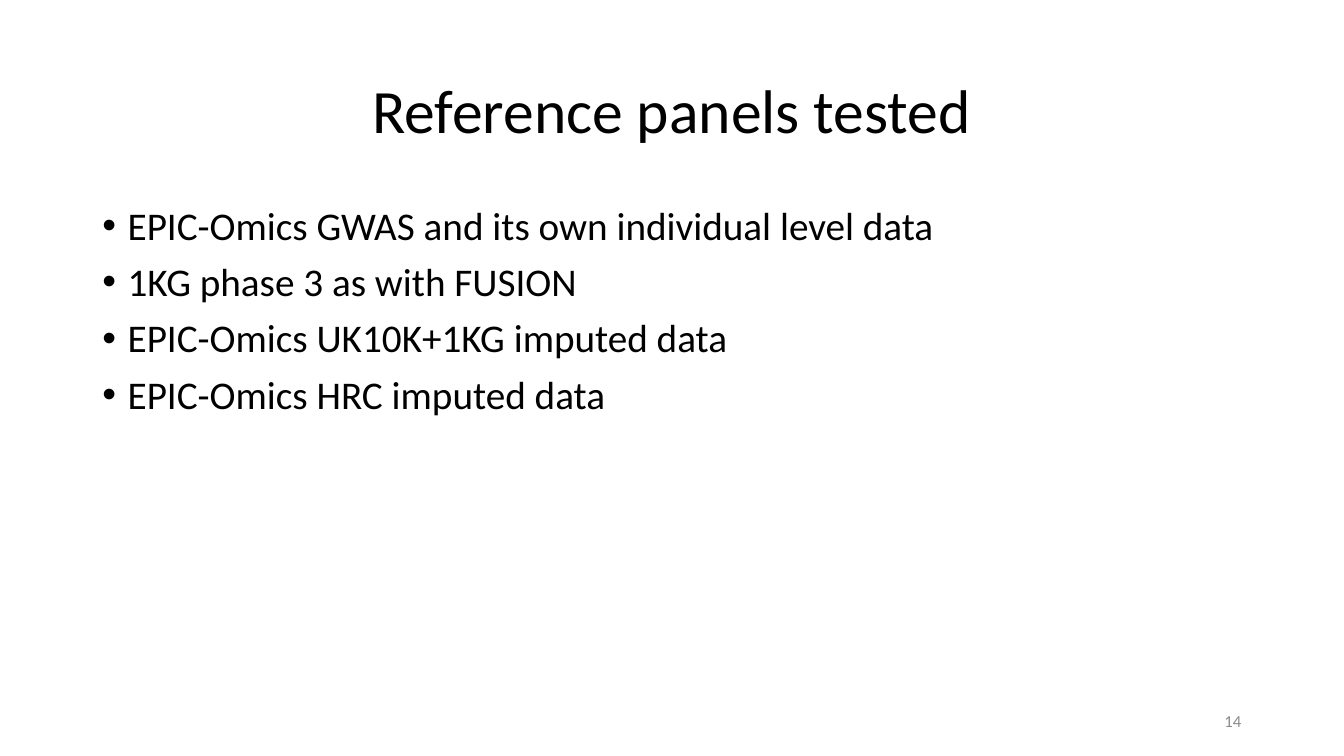
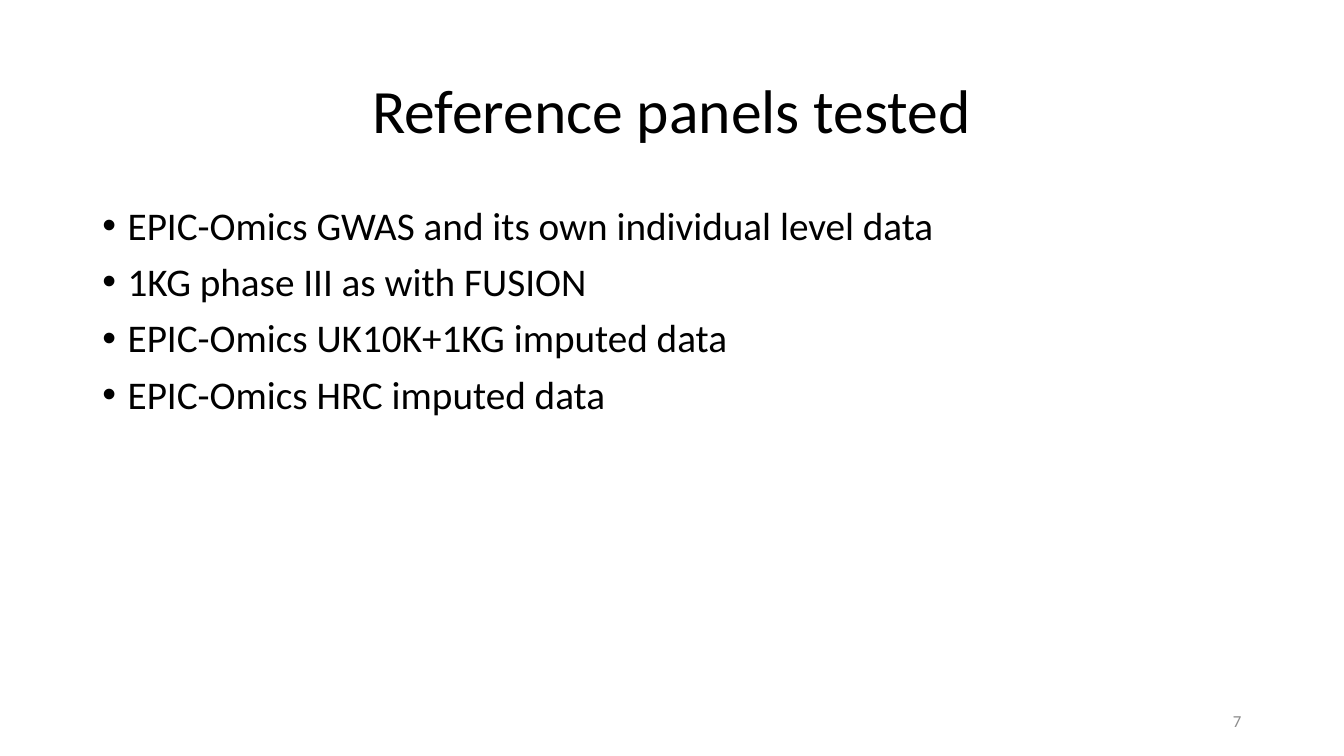
Before and after one commit to jinghuazhao/FM-pipeline, a slide deck: slide 7 of README.pptx (slide 14 before the commit). Drawn at 1344x756 pixels with LibreOffice and Linux fonts; fonts in the diff are those of the drawing. Boxes give left, top, right and bottom in pixels: in the first picture for what was removed or moved away, otherwise in the second. Text is boxed around its words. In the diff, an @@ line names an element or a change of style, - is before the commit and + after.

```diff
--- a/README.pptx
+++ b/README.pptx
@@ text at box(128, 268, 586, 303): text changed @@
-• 1KG phase 3 as with FUSION
+• 1KG phase III as with FUSION
@@ page number at box(1233, 716, 1241, 727): text changed @@
-14
+7
```
Also in this commit, not shown: 8 other slides changed.
